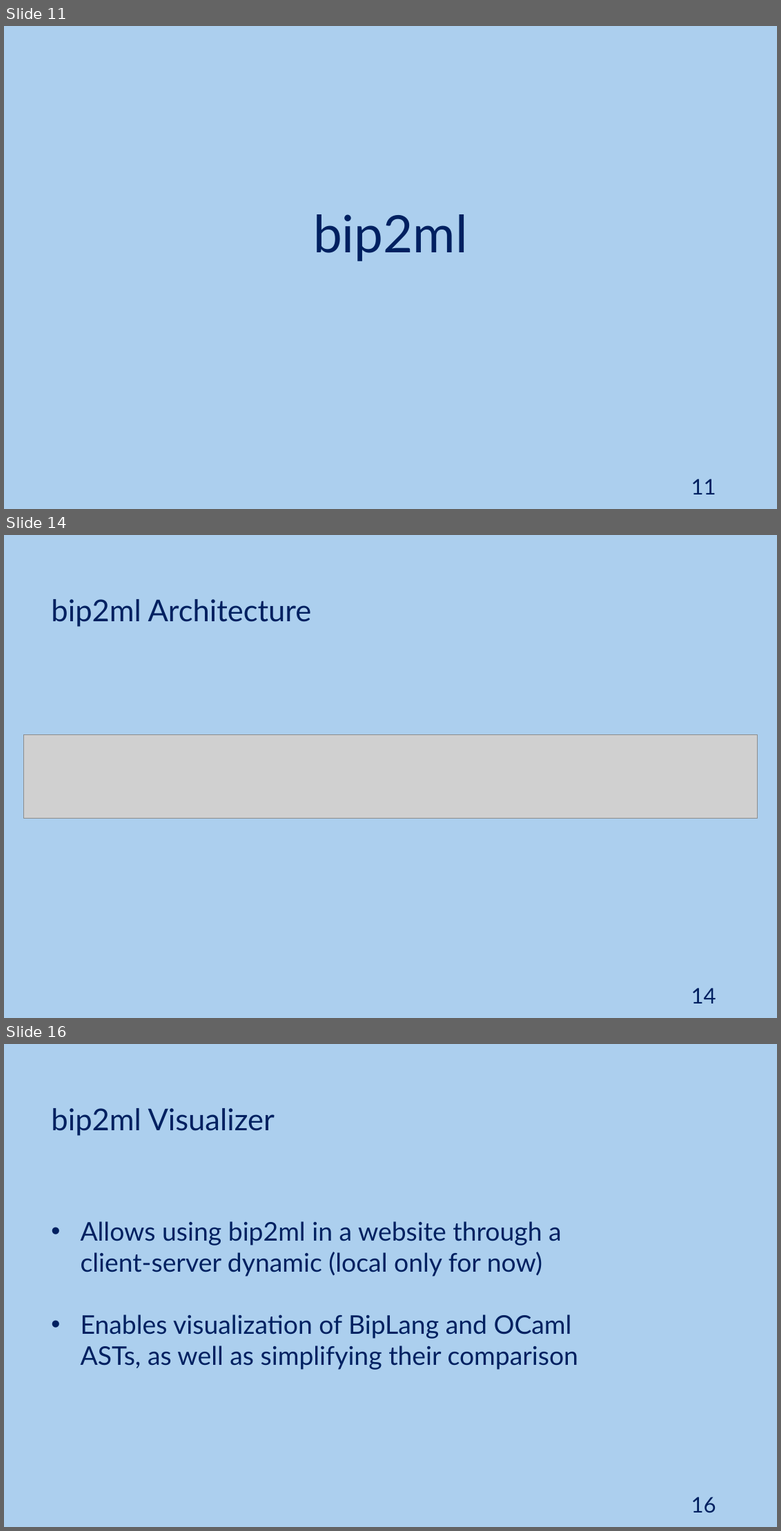
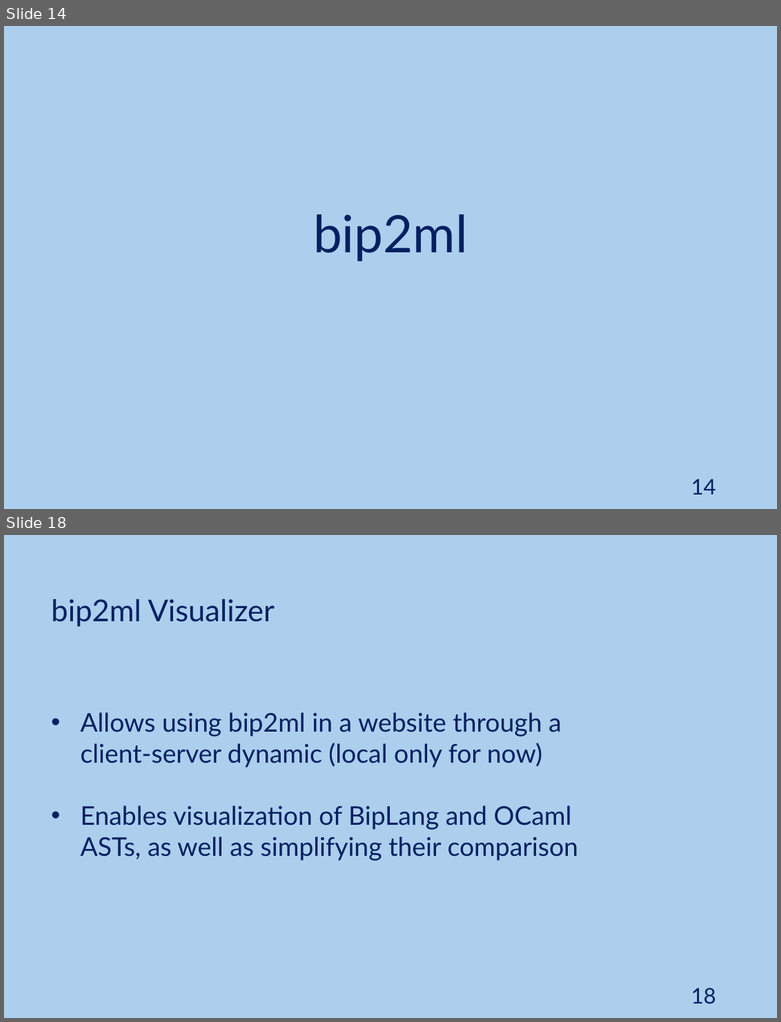
Before and after one commit to JoaoNini75/MasterThesis, a slide deck: tese/presentation/Ap Tese.pptx. Shown one above the other, each under a label of ours: slides 11, 14 and 16 before the commit, slides 14 and 18 after it; the slides between them are not shown. The pictures are 781x1531 and 781x1022 pixels, drawn with LibreOffice and Linux fonts; fonts in the diff are those of the drawing; grey boxes stand for pictures. Boxes give left, top, right and bottom in pixels: in the first picture for what was removed or moved away, otherwise in the second. Text is boxed around its words. In the diff, an @@ line names an element or a change of style, - is before the commit and + after.

```diff
--- a/tese/presentation/Ap Tese.pptx
+++ b/tese/presentation/Ap Tese.pptx
@@ slide 14 removed at box(4, 535, 777, 1018), background #ACCFEE @@
@@ text removed at box(51, 599, 312, 627) @@
-bip2ml Architecture
@@ picture removed at box(24, 734, 757, 818) @@
@@ page number removed at box(691, 988, 716, 1004) @@
-14
@@ what was slide 11 is now slide 14 @@
@@ page number at box(691, 479, 716, 495): text changed @@
-11
+14
@@ what was slide 16 is now slide 18 @@
@@ page number at box(691, 988, 716, 1004): text changed @@
-16
+18
```
Also in this commit, not shown: 17 slides changed, 5 slides added, 23 other slides removed.
